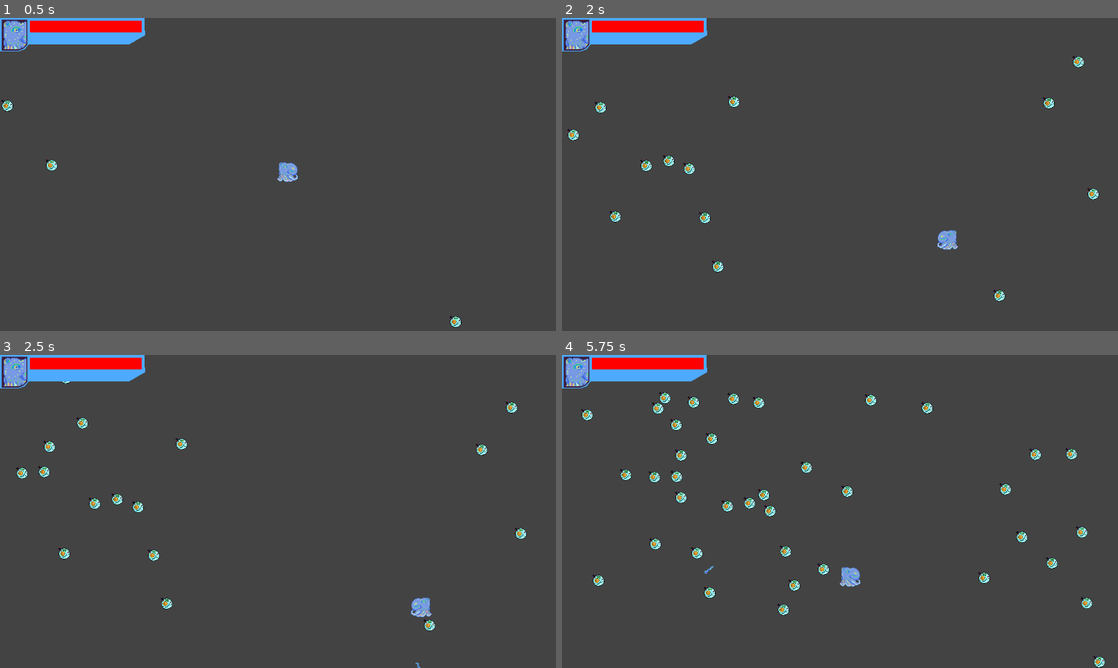
Above: before the commit, frames 1-4 (two rows, left to right).
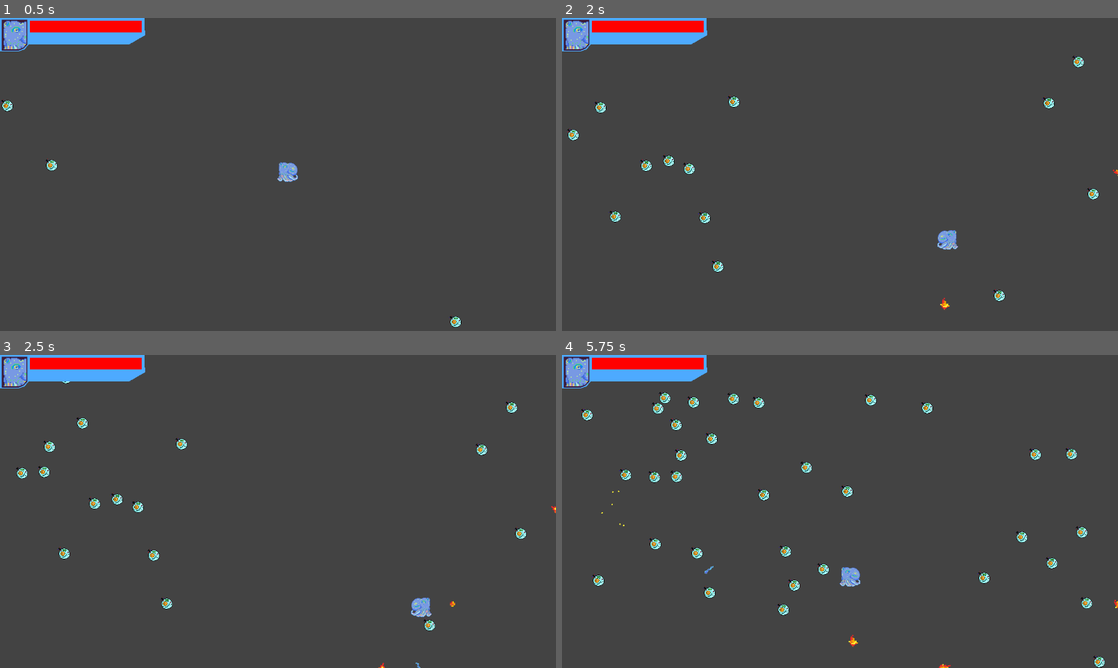
Above: after the commit, the same moments.

Repository: Igonorant/perfect-form
Game: Godot game, scene res://arenas/arena.tscn
Two runs of this game, one before a commit and one after it. Both use one fixed random seed, a clock stepped at 60 frames per second and the inputs below.
Inputs:
- Up to frame 1 (0.5 s): no input
- Up to frame 2 (2 s): hold Right (move_right) 0.53-1.28 s; tap W (atk_w, bound only after the commit) at 0.6, 1.55 s; hold Down (move_down) from 1.28 s (still down); tap E (atk_e) at 1.35 s
- Up to frame 3 (2.5 s): release Down (move_down) at 2.03 s; hold Right (move_right) from 2.03 s (still down); tap Q (atk_q) at 2.1 s; tap W (atk_w, bound only after the commit) at 2.3 s
- Up to frame 4 (5.75 s): release Right (move_right) at 2.78 s; hold Up (move_up) 2.78-3.53 s; tap W (atk_w, bound only after the commit) at 2.85, 3.6, 4.55, 5.3 s; hold Left (move_left) 3.53-5.03 s; tap E (atk_e) at 4.35 s; hold Down (move_down) from 5.03 s (still down); tap Q (atk_q) at 5.1 s

Frame 1 is identical in both runs. In frame 2, less than 0.1% of the frame differs, in the area x 68-100%, y 48-94%; in frame 3, less than 0.1%; in frame 4, 0.4%, in the area x 7-100%, y 40-100%.

Commit message:
fireburst que explode huehuehuehuehuehue

Diff:
--- a/characters/player.gd
+++ b/characters/player.gd
@@ -6,6 +6,7 @@
 @onready var n_sprite: Sprite2D = $Sprite2D
 @onready var scn_projectile = preload("res://traits/projectile_zap.tscn")
 @onready var scn_shockwave = preload("res://traits/shockwave.tscn")
+@onready var scn_projectile_burst = preload("res://traits/projectile_burst.tscn")
 
 
 var m_player_input_direction: Vector2 # Player inputs direction
@@ -37,7 +38,15 @@
         _spawn_projectile()
     if Input.is_action_just_pressed("atk_e"):
         _spawn_shockwave()
+    if Input.is_action_just_pressed("atk_w"):
+        _spawn_projectile_burst()
 
+
+func _spawn_projectile_burst() -> void:
+    var projectile_instance: ProjectileBurst = scn_projectile_burst.instantiate()
+    projectile_instance.m_spawn_direction = m_player_last_input_direction.normalized()
+    projectile_instance.m_spawn_position = position + projectile_instance.m_spawn_direction * 20
+    owner.add_child(projectile_instance)
 
 func _spawn_projectile() -> void:
     var projectile_instance: Projectile = scn_projectile.instantiate()
--- a/project.godot
+++ b/project.godot
@@ -62,6 +62,11 @@
 "events": [Object(InputEventKey,"resource_local_to_scene":false,"resource_name":"","device":-1,"window_id":0,"alt_press …(192 unchanged characters)…
 ]
 }
+atk_w={
+"deadzone": 0.2,
+"events": [Object(InputEventKey,"resource_local_to_scene":false,"resource_name":"","device":-1,"window_id":0,"alt_pressed":false,"shift_pressed":false,"ctrl_pressed":false,"meta_pressed":false,"pressed":false,"keycode":0,"physical_keycode":87,"key_label":0,"unicode":119,"location":0,"echo":false,"script":null)
+]
+}
 
 [rendering]
 
--- /dev/null
+++ b/traits/projectile_burst.gd
@@ -0,0 +1,40 @@
+
+class_name ProjectileBurst
+extends Projectile
+
+@export var max_variation: float
+
+enum State { STARTING, RUNNING, EXPLODING }
+var state: State = State.STARTING
+
+@onready var sprite: AnimatedSprite2D = $AnimatedSprite2D
+
+func _ready():
+    super()
+    sprite.animation = "start"
+    sprite.play()
+    sprite.animation_finished.connect(_on_animation_finished)
+
+func _on_animation_finished():
+    print("chamou callback")
+
+    match state:
+        State.STARTING:
+            state = State.RUNNING
+            sprite.animation = "going"
+            sprite.play()
+        State.EXPLODING:
+            print("someeee")
+            queue_free()  # Or emit signal / pool it
+
+func explode():
+    if state != State.EXPLODING:
+        state = State.EXPLODING
+        sprite.animation = "hit"
+        print("ta explodindo")
+        sprite.play()
+
+func _on_hurt_box_component_hurt_body(body: Node2D, _damage: float) -> void:
+    if (body.is_in_group("enemies")):
+        body.queue_free()
+        explode()
--- /dev/null
+++ b/traits/projectile_burst.tscn
@@ -0,0 +1,230 @@
+[gd_scene load_steps=31 format=3 uid="uid://dq72r18ypbkjh"]
+
+[ext_resource type="Script" uid="uid://ni1m0he31yf1" path="res://traits/projectile_burst.gd" id="1_8vnhb"]
+[ext_resource type="Script" uid="uid://djmqb2cpcmfek" path="res://components/velocity_component.gd" id="3_xl8h3"]
+[ext_resource type="PackedScene" uid="uid://c2xqegxfit86j" path="res://components/hurt_box_component.tscn" id="4_fse1d"]
+[ext_resource type="Texture2D" uid="uid://cpfy3yyct3kio" path="res://assets/fireburst-Sheet.png" id="4_l80lp"]
+
+[sub_resource type="CircleShape2D" id="CircleShape2D_sxmqc"]
+radius = 11.0114
+
+[sub_resource type="CircleShape2D" id="CircleShape2D_4mxer"]
+radius = 23.0054
+
+[sub_resource type="AtlasTexture" id="AtlasTexture_mgn7w"]
+atlas = ExtResource("4_l80lp")
+region = Rect2(0, 0, 32, 32)
+
+[sub_resource type="AtlasTexture" id="AtlasTexture_xl8h3"]
+atlas = ExtResource("4_l80lp")
+region = Rect2(32, 0, 32, 32)
+
+[sub_resource type="AtlasTexture" id="AtlasTexture_fse1d"]
+atlas = ExtResource("4_l80lp")
+region = Rect2(64, 0, 32, 32)
+
+[sub_resource type="AtlasTexture" id="AtlasTexture_wppqe"]
+atlas = ExtResource("4_l80lp")
+region = Rect2(96, 0, 32, 32)
+
+[sub_resource type="AtlasTexture" id="AtlasTexture_tjyq0"]
+atlas = ExtResource("4_l80lp")
+region = Rect2(128, 0, 32, 32)
+
+[sub_resource type="AtlasTexture" id="AtlasTexture_cwae3"]
+atlas = ExtResource("4_l80lp")
+region = Rect2(160, 0, 32, 32)
+
+[sub_resource type="AtlasTexture" id="AtlasTexture_tc3is"]
+atlas = ExtResource("4_l80lp")
+region = Rect2(192, 0, 32, 32)
+
+[sub_resource type="AtlasTexture" id="AtlasTexture_2pn4h"]
+atlas = ExtResource("4_l80lp")
+region = Rect2(224, 0, 32, 32)
+
+[sub_resource type="AtlasTexture" id="AtlasTexture_e5lpj"]
+atlas = ExtResource("4_l80lp")
+region = Rect2(256, 0, 32, 32)
+
+[sub_resource type="AtlasTexture" id="AtlasTexture_45tdl"]
+atlas = ExtResource("4_l80lp")
+region = Rect2(32, 0, 32, 32)
+
+[sub_resource type="AtlasTexture" id="AtlasTexture_84ow3"]
+atlas = ExtResource("4_l80lp")
+region = Rect2(64, 0, 32, 32)
+
+[sub_resource type="AtlasTexture" id="AtlasTexture_kudlu"]
+atlas = ExtResource("4_l80lp")
+region = Rect2(96, 0, 32, 32)
+
+[sub_resource type="AtlasTexture" id="AtlasTexture_w48ys"]
+atlas = ExtResource("4_l80lp")
+region = Rect2(128, 0, 32, 32)
+
+[sub_resource type="AtlasTexture" id="AtlasTexture_7lwjt"]
+atlas = ExtResource("4_l80lp")
+region = Rect2(160, 0, 32, 32)
+
+[sub_resource type="AtlasTexture" id="AtlasTexture_j0tme"]
+atlas = ExtResource("4_l80lp")
+region = Rect2(192, 0, 32, 32)
+
+[sub_resource type="AtlasTexture" id="AtlasTexture_frne1"]
+atlas = ExtResource("4_l80lp")
+region = Rect2(224, 0, 32, 32)
+
+[sub_resource type="AtlasTexture" id="AtlasTexture_w6vq0"]
+atlas = ExtResource("4_l80lp")
+region = Rect2(256, 0, 32, 32)
+
+[sub_resource type="AtlasTexture" id="AtlasTexture_vdm8b"]
+atlas = ExtResource("4_l80lp")
+region = Rect2(0, 0, 32, 32)
+
+[sub_resource type="AtlasTexture" id="AtlasTexture_v2qqd"]
+atlas = ExtResource("4_l80lp")
+region = Rect2(0, 0, 32, 32)
+
+[sub_resource type="AtlasTexture" id="AtlasTexture_v8oww"]
+atlas = ExtResource("4_l80lp")
+region = Rect2(0, 0, 32, 32)
+
+[sub_resource type="AtlasTexture" id="AtlasTexture_agdd8"]
+atlas = ExtResource("4_l80lp")
+region = Rect2(32, 0, 32, 32)
+
+[sub_resource type="AtlasTexture" id="AtlasTexture_v2q42"]
+atlas = ExtResource("4_l80lp")
+region = Rect2(64, 0, 32, 32)
+
+[sub_resource type="AtlasTexture" id="AtlasTexture_cnjcp"]
+atlas = ExtResource("4_l80lp")
+region = Rect2(96, 0, 32, 32)
+
+[sub_resource type="SpriteFrames" id="SpriteFrames_hb7be"]
+animations = [{
+"frames": [{
+"duration": 1.0,
+"texture": SubResource("AtlasTexture_mgn7w")
+}, {
+"duration": 1.0,
+"texture": SubResource("AtlasTexture_xl8h3")
+}, {
+"duration": 1.0,
+"texture": SubResource("AtlasTexture_fse1d")
+}, {
+"duration": 1.0,
+"texture": SubResource("AtlasTexture_wppqe")
+}, {
+"duration": 1.0,
+"texture": SubResource("AtlasTexture_tjyq0")
+}, {
+"duration": 1.0,
+"texture": SubResource("AtlasTexture_cwae3")
+}, {
+"duration": 1.0,
+"texture": SubResource("AtlasTexture_tc3is")
+}, {
+"duration": 1.0,
+"texture": SubResource("AtlasTexture_2pn4h")
+}, {
+"duration": 1.0,
+"texture": SubResource("AtlasTexture_e5lpj")
+}],
+"loop": true,
+"name": &"default",
+"speed": 5.0
+}, {
+"frames": [{
+"duration": 1.0,
+"texture": SubResource("AtlasTexture_45tdl")
+}, {
+"duration": 1.0,
+"texture": SubResource("AtlasTexture_84ow3")
+}, {
+"duration": 1.0,
+"texture": SubResource("AtlasTexture_kudlu")
+}],
+"loop": true,
+"name": &"going",
+"speed": 10.0
+}, {
+"frames": [{
+"duration": 1.0,
+"texture": SubResource("AtlasTexture_w48ys")
+}, {
+"duration": 1.0,
+"texture": SubResource("AtlasTexture_7lwjt")
+}, {
+"duration": 1.0,
+"texture": SubResource("AtlasTexture_j0tme")
+}, {
+"duration": 1.0,
+"texture": SubResource("AtlasTexture_frne1")
+}, {
+"duration": 1.0,
+"texture": SubResource("AtlasTexture_w6vq0")
+}],
+"loop": false,
+"name": &"hit",
+"speed": 10.0
+}, {
+"frames": [{
+"duration": 1.0,
+"texture": SubResource("AtlasTexture_vdm8b")
+}, {
+"duration": 1.0,
+"texture": SubResource("AtlasTexture_v2qqd")
+}, {
+"duration": 1.0,
+"texture": SubResource("AtlasTexture_v8oww")
+}, {
+"duration": 1.0,
+"texture": SubResource("AtlasTexture_agdd8")
+}, {
+"duration": 1.0,
+"texture": SubResource("AtlasTexture_v2q42")
+}, {
+"duration": 1.0,
+"texture": SubResource("AtlasTexture_cnjcp")
+}],
+"loop": false,
+"name": &"start",
+"speed": 10.0
+}]
+
+[node name="ProjectileBurst" type="Area2D"]
+script = ExtResource("1_8vnhb")
+speed = 600.0
+metadata/_edit_group_ = true
+
+[node name="CollisionShape2D" type="CollisionShape2D" parent="."]
+position = Vector2(0, 0.5)
+shape = SubResource("CircleShape2D_sxmqc")
+
+[node name="VelocityComponent" type="Node" parent="."]
+script = ExtResource("3_xl8h3")
+acceleration = 30000.0
+metadata/_custom_type_script = "uid://djmqb2cpcmfek"
+
+[node name="Life" type="Timer" parent="."]
+wait_time = 5.0
+autostart = true
+
+[node name="HurtBoxComponent" parent="." instance=ExtResource("4_fse1d")]
+
+[node name="CollisionShape2D" type="CollisionShape2D" parent="HurtBoxComponent"]
+position = Vector2(0, 0.5)
+shape = SubResource("CircleShape2D_4mxer")
+debug_color = Color(1, 0, 0, 0.392157)
+
+[node name="AnimatedSprite2D" type="AnimatedSprite2D" parent="."]
+position = Vector2(0.499999, 0.499999)
+scale = Vector2(3, 3)
+sprite_frames = SubResource("SpriteFrames_hb7be")
+animation = &"start"
+
+[connection signal="timeout" from="Life" to="." method="_on_life_timeout"]
+[connection signal="hurt_body" from="HurtBoxComponent" to="." method="_on_hurt_box_component_hurt_body"]
Binary file added: assets/fireburst-Sheet.png
Not shown, added: assets/fireburst-Sheet.png.import
Not shown, added: traits/projectile_burst.gd.uid
